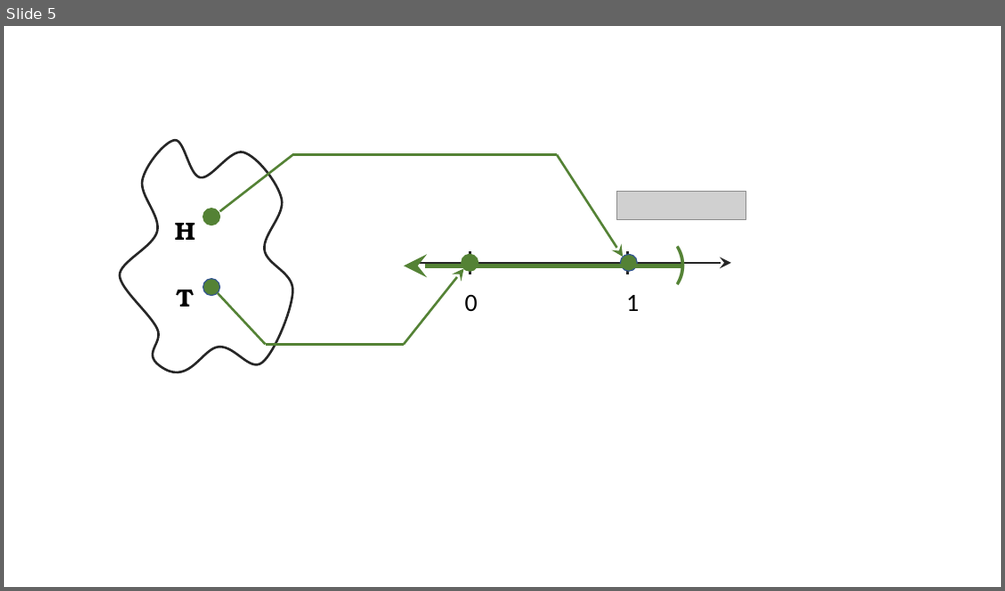
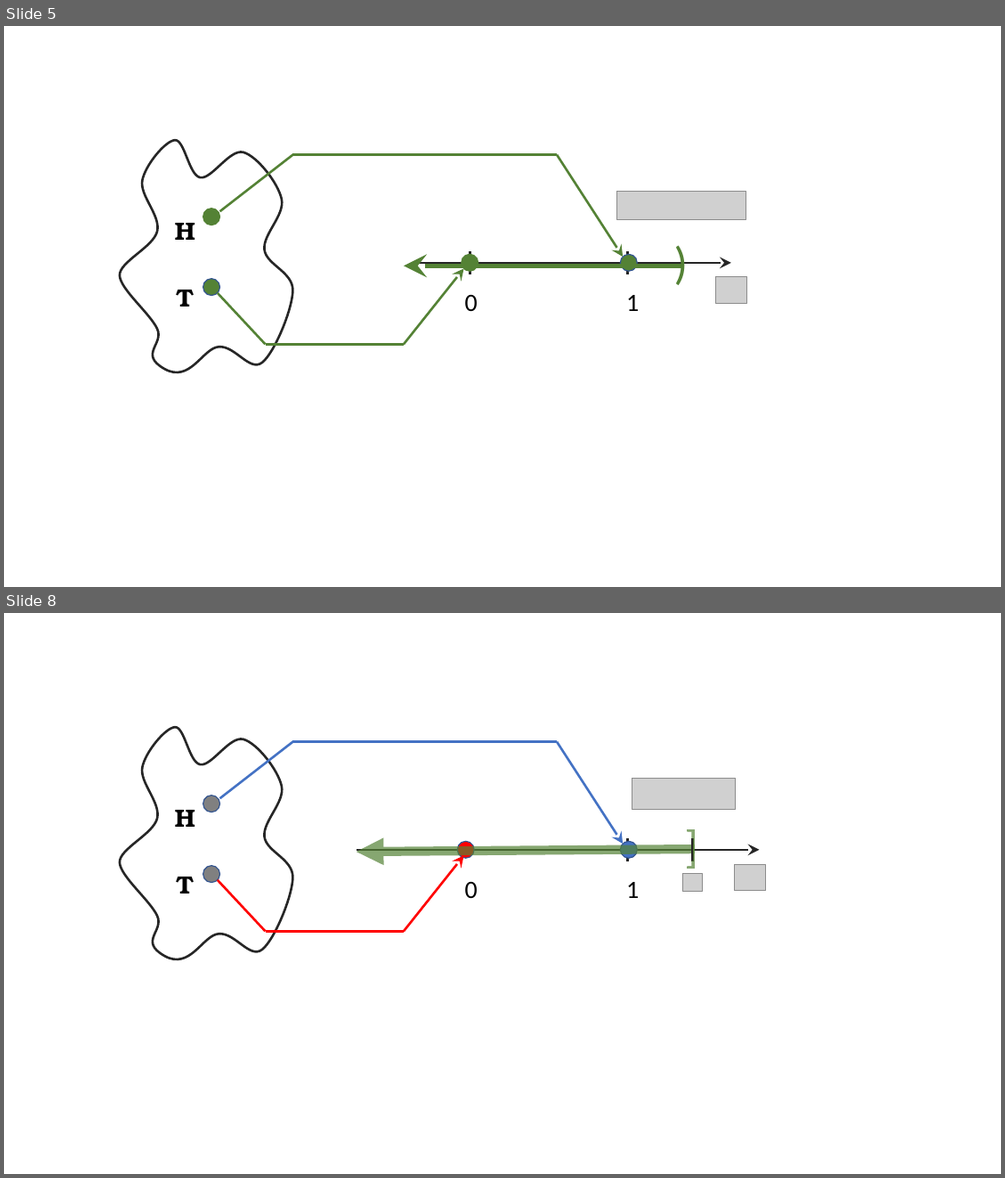
Before and after one commit to michael-borck/Foundations-of-Data-Science-with-Python, a slide deck: 08-random-variables/figs/binary-rv1.pptx. Shown one above the other, each under a label of ours: slide 5 before the commit, slides 5 and 8 after it; the slides between them are not shown. The pictures are 1005x591 and 1005x1178 pixels, drawn with LibreOffice and Linux fonts; fonts in the diff are those of the drawing; grey boxes stand for pictures. Boxes give left, top, right and bottom in pixels: in the first picture for what was removed or moved away, otherwise in the second. Text is boxed around its words. In the diff, an @@ line names an element or a change of style, - is before the commit and + after.

```diff
--- a/08-random-variables/figs/binary-rv1.pptx
+++ b/08-random-variables/figs/binary-rv1.pptx
@@ slide 8 added at (4,613,1001,1174), background #FFFFFF @@
@@ freeform shape added at (120,728,293,960), fill #FFFFFF, outline #262626 2.25 pt @@
@@ line added from (220, 798) to (292, 742), #4472C4 2.25 pt @@
@@ line added from (292, 742) to (557, 742), #4472C4 2.25 pt @@
@@ arrow added from (557, 742) to (623, 844), #4472C4 2.25 pt @@
@@ ellipse added at (202,795,220,812), fill #808080, outline #325491 1 pt @@
@@ picture added at (632,778,736,809) @@
@@ text added at (175,810,195,827), 24 pt, text #000000, bold @@
+H
@@ text added at (677,813,700,876), 44 pt, text #548235 at 70% opacity @@
+]
@@ arrow added from (356, 850) to (760, 850), #262626 2.25 pt @@
@@ arrow added from (695, 850) to (356, 852), #548235 8.75 pt @@
@@ ellipse added at (457,841,474,859), fill #FF0000, outline #325491 1 pt @@
@@ ellipse added at (620,841,638,859), fill #4472C4, outline #325491 1 pt @@
@@ line added from (628, 861) to (628, 838), #262626 2.25 pt @@
@@ line added from (692, 860) to (692, 838), #262626 2.25 pt @@
@@ line added from (693, 861) to (693, 838), #262626 2.25 pt @@
@@ text added at (176,876,194,893), 24 pt, text #000000, bold @@
+T
@@ ellipse added at (202,866,220,883), fill #808080, outline #325491 1 pt @@
@@ arrow added from (404, 931) to (464, 855), #FF0000 2.25 pt @@
@@ picture added at (682,873,702,892) @@
@@ picture added at (735,864,766,891) @@
@@ line added from (217, 880) to (265, 931), #FF0000 2.25 pt @@
@@ text added at (465,882,477,899), 24 pt, text #000000 @@
+0
@@ text added at (626,882,639,898), 24 pt, text #000000 @@
+1
@@ line added from (265, 931) to (404, 931), #FF0000 2.25 pt @@
@@ slide 5 changed as well @@
@@ picture added at (716,277,747,304) @@
```
Also in this commit, not shown: 4 other slides changed, 3 other slides added, 9 other files.
